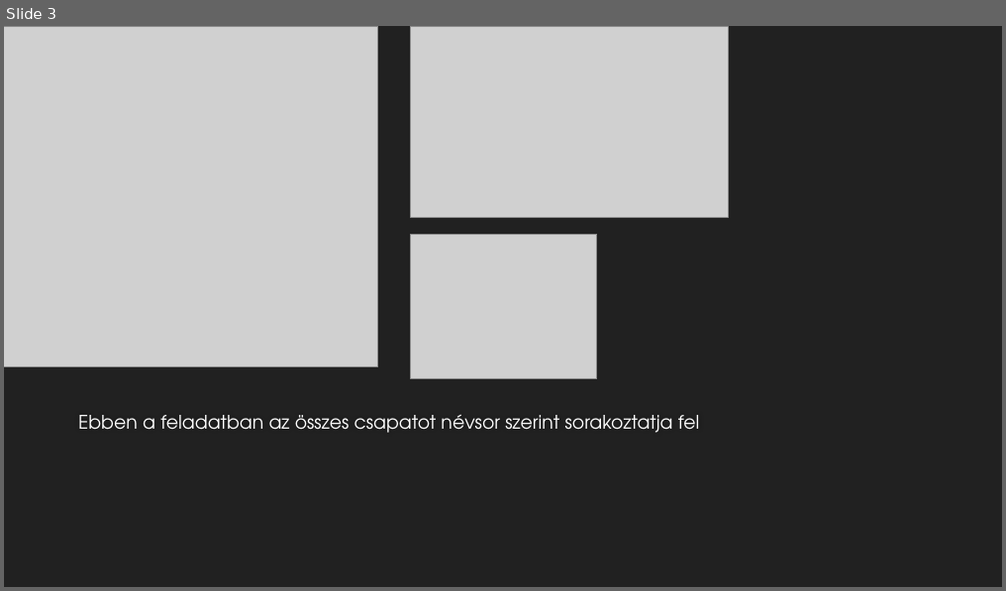
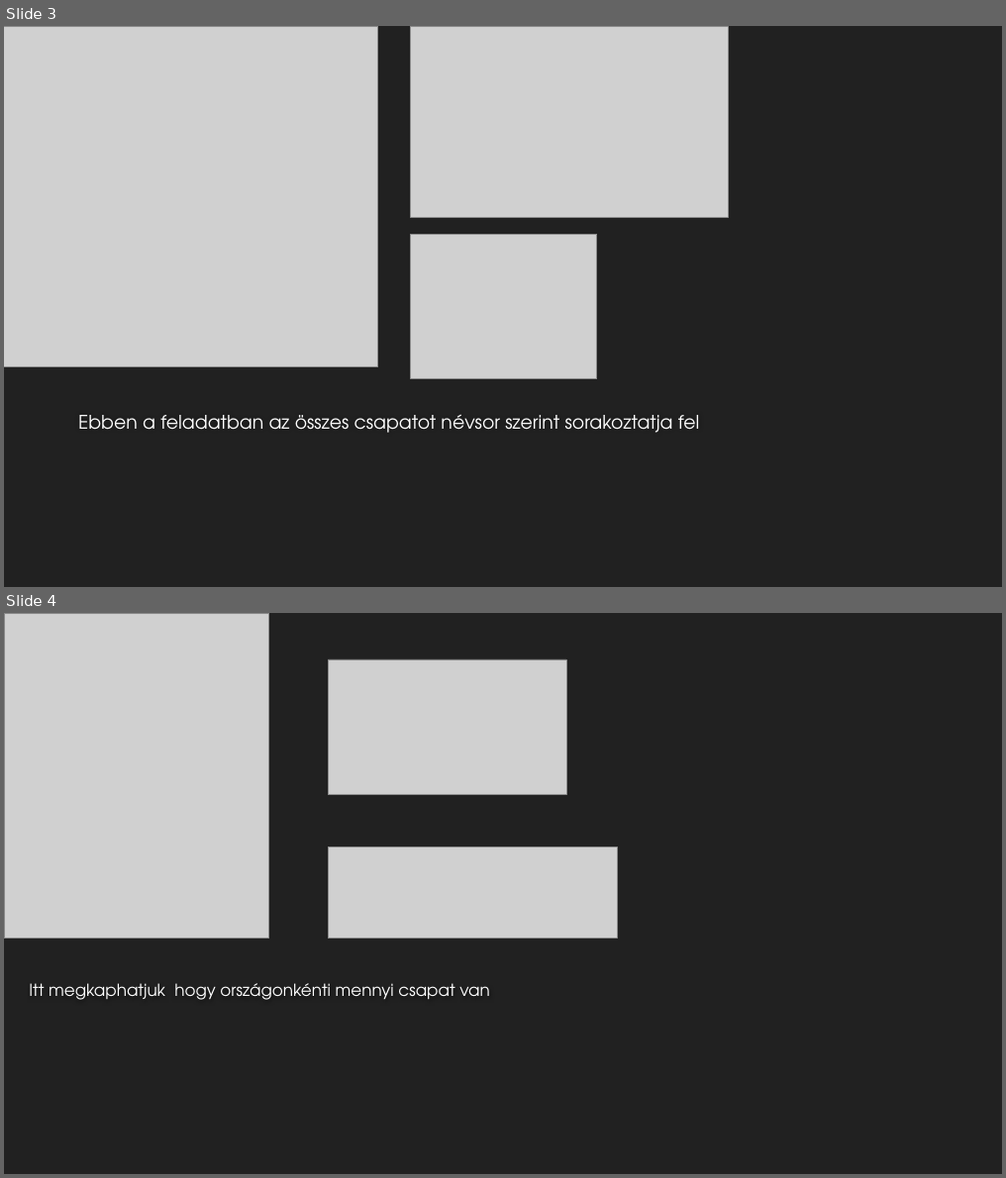
Before and after one commit to feherdorian/LinqProject, a slide deck: Előadás/Linq.ppt.pptx. Shown one above the other, each under a label of ours: slide 3 before the commit, slides 3 and 4 after it. The pictures are 1006x591 and 1006x1178 pixels, drawn with LibreOffice and Linux fonts; fonts in the diff are those of the drawing; grey boxes stand for pictures; background and template pictures are left out. Boxes give left, top, right and bottom in pixels: in the first picture for what was removed or moved away, otherwise in the second. Text is boxed around its words. In the diff, an @@ line names an element or a change of style, - is before the commit and + after.

```diff
--- a/Előadás/Linq.ppt.pptx
+++ b/Előadás/Linq.ppt.pptx
@@ slide 4 added at (4, 613, 1002, 1174), background #212121 @@
@@ picture added at (4, 613, 269, 939) @@
@@ picture added at (328, 660, 566, 795) @@
@@ picture added at (328, 848, 617, 939) @@
@@ title added at (29, 983, 490, 1000), 16 pt, text #FEFEFE @@
+Itt megkaphatjuk hogy országonkénti mennyi csapat van
```
Also in this commit, not shown: 1 other slide added, 2 other files.
